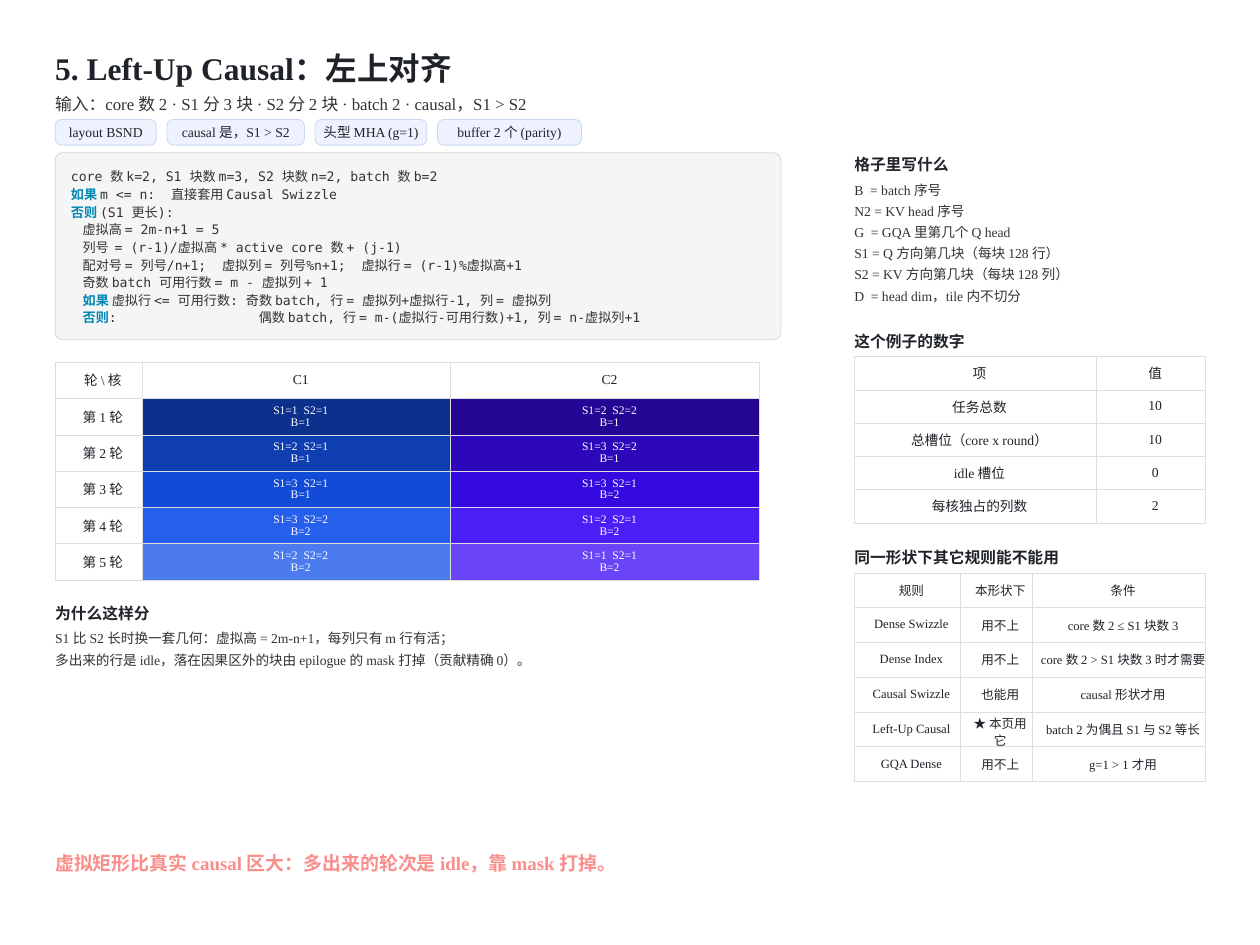
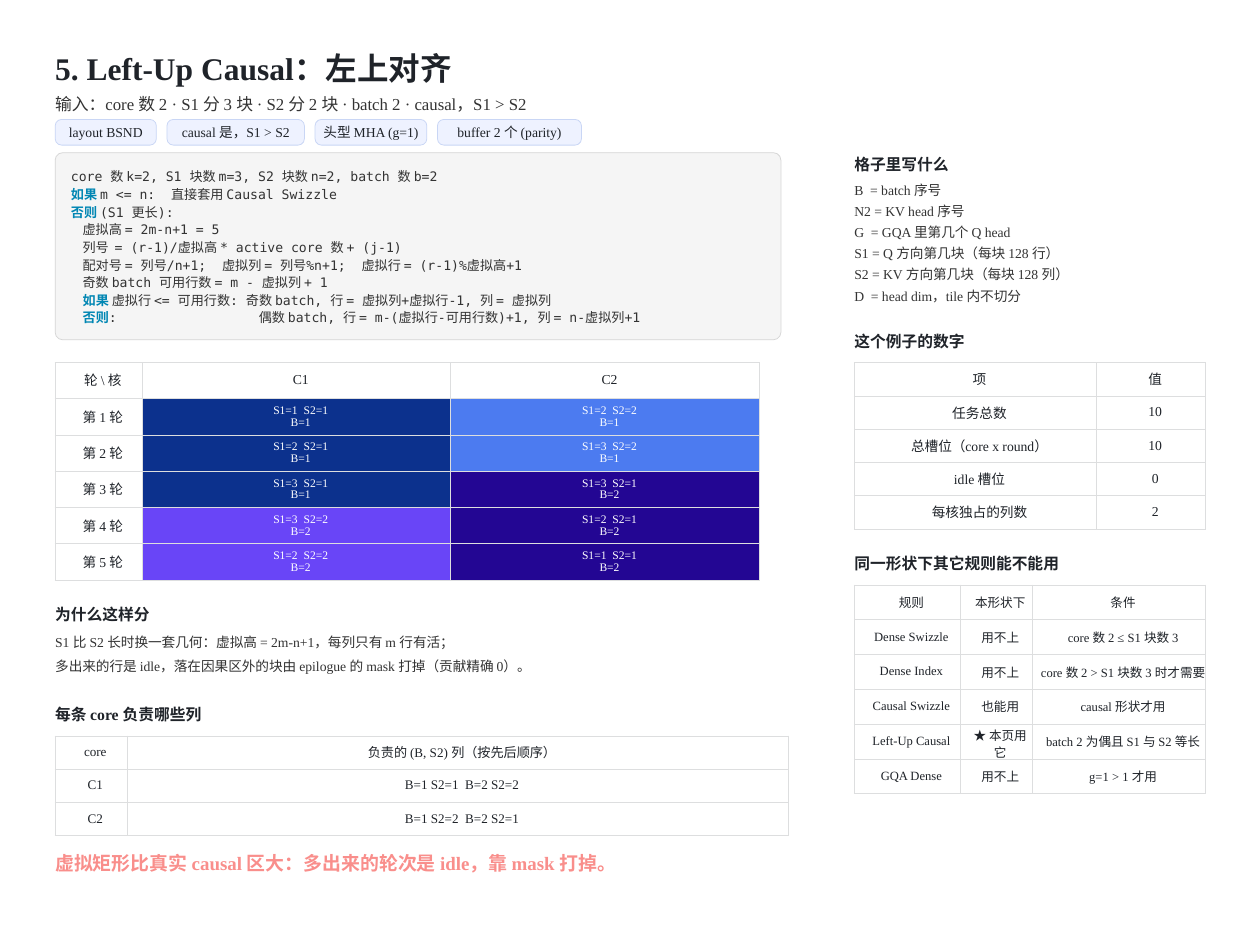
Before and after one commit to guomc9/SeeTen, a slide deck: slide 9 of cases/flash-attention-det-accum/out/v4-index-schedules-rev2.pptx. Drawn at 1260x945 pixels with LibreOffice and Linux fonts; fonts in the diff are those of the drawing. Boxes give left, top, right and bottom in pixels: in the first picture for what was removed or moved away, otherwise in the second. Text is boxed around its words. In the diff, an @@ line names an element or a change of style, - is before the commit and + after.

```diff
--- a/cases/flash-attention-det-accum/out/v4-index-schedules-rev2.pptx
+++ b/cases/flash-attention-det-accum/out/v4-index-schedules-rev2.pptx
@@ table at bbox=[55, 362, 759, 580] @@
@@ fill #230693 to #4C7BF0 in row 2, column 3 @@
@@ fill #0F3EB3 to #0C318D in row 3, column 2 @@
@@ fill #2C08BA to #4C7BF0 in row 3, column 3 @@
@@ fill #124BD8 to #0C318D in row 4, column 2 @@
@@ fill #350AE1 to #230693 in row 4, column 3 @@
@@ fill #275FED to #6945F7 in row 5, column 2 @@
@@ fill #4A1EF5 to #230693 in row 5, column 3 @@
@@ fill #4C7BF0 to #6945F7 in row 6, column 2 @@
@@ fill #6945F7 to #230693 in row 6, column 3 @@
@@ 3 texts, 1 table: place and size @@
-3 texts, 1 table at bbox=[55, 357, 1206, 668]
+3 texts, 1 table at bbox=[55, 363, 1206, 674]
@@ table: place and size @@
-table at bbox=[854, 573, 1206, 782]
+table at bbox=[854, 585, 1206, 794]
@@ text added at bbox=[55, 706, 202, 722], 15 pt, text #1F2329, bold @@
+每条 core 负责哪些列
@@ table added at bbox=[55, 735, 788, 835], 3 rows, 2 columns @@
+core | 负责的 (B, S2) 列（按先后顺序）
+C1 | B=1 S2=1 B=2 S2=2
+C2 | B=1 S2=2 B=2 S2=1
```
Also in this commit, not shown: 15 other slides changed, 2 other files.
